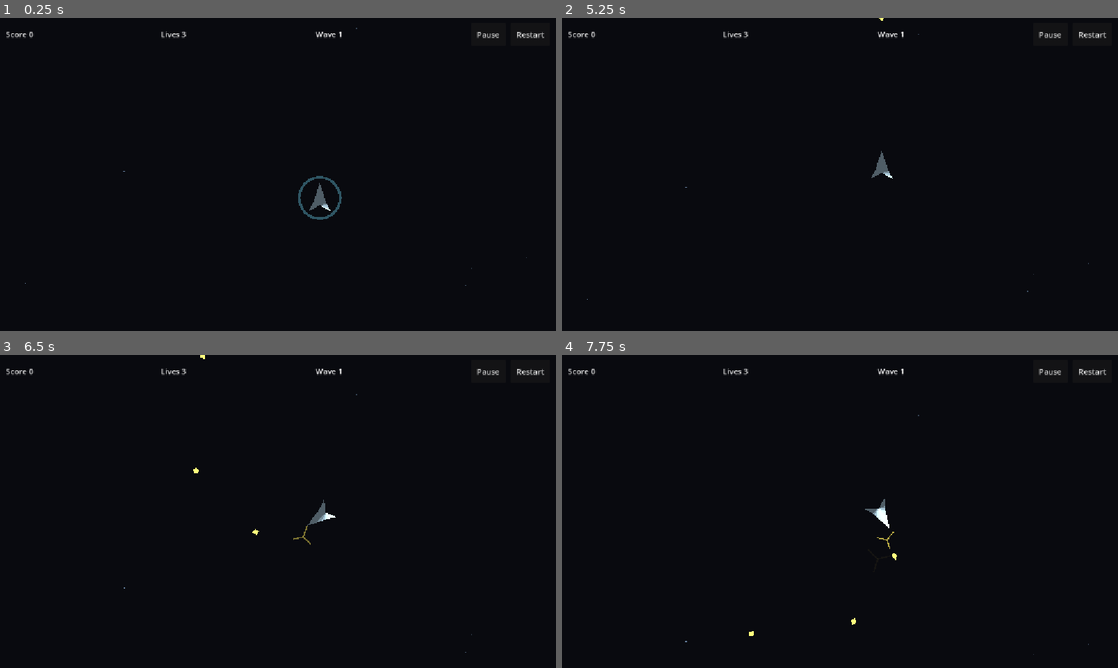
Above: before the commit, frames 1-4 (two rows, left to right).
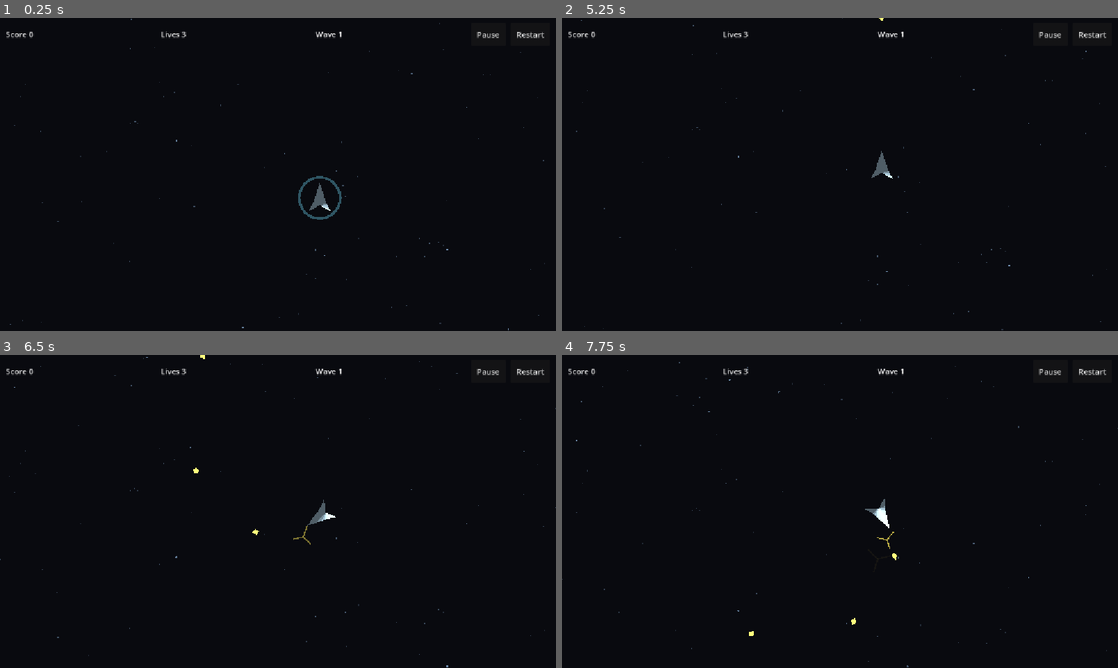
Above: after the commit, the same moments.

Repository: mule/asteroids-android-godot
Game: Godot game, scene res://scenes/game/Main.tscn
Same seed, same stepped clock (60 frames per second), same inputs: the game is played once before the commit and once after it.
Inputs (mouse positions are in pixels of both pictures, inside the frame that each line leads up to):
- Up to frame 1 (0.25 s): no input
- Up to frame 2 (5.25 s): click "Restart" at 0.5 s; click "Restart" at 1.25 s; click "Restart" at 2 s; click "Pause" at 2.75 s; click "Restart" at 3.5 s; tap Enter at 4.25 s; move the mouse to (812, 237) at 4.27 s; hold Up (thrust) 4.28-5 s; hold Space (shoot) 4.28-5 s; click (812, 237) at 4.42 s; drag from (1006, 221) to (878, 161) at 5.02 s
- Up to frame 3 (6.5 s): move the mouse to (111, 464) at 5.77 s; hold Left (rotate_left) from 5.78 s (still down); hold Space (shoot) from 5.78 s (still down)
- Up to frame 4 (7.75 s): release Left (rotate_left) at 6.5 s; release Space (shoot) at 6.5 s; drag from (867, 511) to (673, 464) at 6.52 s; move the mouse to (756, 433) at 7.27 s; hold Left (rotate_left) from 7.28 s (still down); hold Space (shoot) from 7.28 s (still down)

The runs differ from the first frame. In frame 1, less than 0.1% of the frame differs, in the area x 1-98%, y 0-100%; in frame 2, less than 0.1%; in frame 3, less than 0.1%; in frame 4, less than 0.1%, in the area x 0-100%, y 2-100%.

Commit message:
Scatter each star layer over the band its parallax can show
A Parallax2D at scroll_scale 0.15 drifts at 15% of the camera's speed, so
crossing the whole 8000x6000 sector slides the far layer by only 1027px.
Everything past `scroll_scale x sector + one screen` of layer-local space is
therefore built and then never drawn.

Scattering both layers across the raw sector rect meant 91.7% of the far
layer's 420 stars and 73% of the mid layer's 260 sat outside that band.
Pinning the camera to each limit and counting what actually reached the
screen through the real Parallax2D nodes: 5 stars at the worst camera
position, against the 90 the fixed starfield this epic replaces used to draw.
The sector read as an empty void, which is the opposite of the depth #47 asks
for -- and 591 of the 680 Polygon2D nodes were paid for on a phone and never
seen.

StarLayer.parallax_span() computes the band a given scroll_scale can reach,
and game.gd hands each layer its own span instead of the sector. Same star
counts, same seeds, same reproducibility: 89 stars on screen at the worst
camera position instead of 5.

Also make build_stars() replace the previous layout rather than queue it for
deletion, so a rebuild does not draw both layouts for a frame and does not
report double from get_child_count().

Tests: a span unit test, a rebuild test, an end-to-end test that boots
Game.tscn and sweeps the camera over the sector counting what the real
parallax nodes put on screen, and one for the issue's own "far stars drift
slower than near stars" criterion. The sweep and rebuild tests fail on the
pre-fix code (5 stars / 40 children) and pass after.

Co-Authored-By: Claude Opus 5 (1M context) <noreply@anthropic.com>

Diff:
--- a/scripts/game.gd
+++ b/scripts/game.gd
@@ -25,8 +25,8 @@
 @onready var player_ship: Area2D = $Entities/PlayerShip
 @onready var sector: Sector = $Sector
 @onready var follow_camera: Camera2D = $FollowCamera
-@onready var stars_far: Node2D = $StarsFar/Layer
-@onready var stars_mid: Node2D = $StarsMid/Layer
+@onready var stars_far: StarLayer = $StarsFar/Layer
+@onready var stars_mid: StarLayer = $StarsMid/Layer
 @onready var player_input: Node = $PlayerInput
 @onready var feedback: Node = $Feedback
 @onready var hud: CanvasLayer = $Hud
@@ -342,8 +342,19 @@
 	if sector.definition != null and "sector_seed" in sector.definition:
 		sector_seed = sector.definition.sector_seed
 
-	stars_far.build_stars(bounds, sector_seed + stars_far.layer_seed)
-	stars_mid.build_stars(bounds, sector_seed + stars_mid.layer_seed)
+	_build_star_layer(stars_far, bounds, sector_seed)
+	_build_star_layer(stars_mid, bounds, sector_seed)
+
+
+## Each layer is scattered over the band its own scroll_scale can bring on
+## screen rather than over the whole sector -- see StarLayer.parallax_span().
+## The sector still decides how big the world is; the viewport is asked only
+## how big the screen is, which is the same split Sector.get_bounds() uses.
+func _build_star_layer(layer: StarLayer, bounds: Rect2, sector_seed: int) -> void:
+	var parallax := layer.get_parent() as Parallax2D
+	var scroll_scale := Vector2.ONE if parallax == null else parallax.scroll_scale
+	var span := StarLayer.parallax_span(bounds, scroll_scale, get_viewport_rect().size)
+	layer.build_stars(span, sector_seed + layer.layer_seed)
 
 
 func _on_hud_touch_action_changed(action: StringName, pressed: bool) -> void:
--- a/scripts/world/star_layer.gd
+++ b/scripts/world/star_layer.gd
@@ -13,8 +13,34 @@
 var random := RandomNumberGenerator.new()
 
 
+## The band of layer-local space a Parallax2D at `scroll_scale` can ever put on
+## screen, anchored at the sector's own origin.
+##
+## A parallax layer drifts at a *fraction* of the camera's speed, so it does not
+## need -- and cannot show -- a full sector's worth of content. Crossing the
+## whole 8000x6000 sector slides a 0.15 layer by only 0.15 x the camera's
+## travel, which means everything past `scroll_scale x sector + one screen` is
+## built and then never drawn: measured on the shipped scene, 91.7% of the far
+## layer's stars sat outside this band, leaving about eight of 420 on screen at
+## a time. Scattering each layer's stars over its own span instead spends every
+## star where a player can see it, at no extra node cost.
+##
+## `bounds.size` rather than `bounds.size - view_size` for the travel term
+## deliberately over-covers by `scroll_scale x view_size`: the span is computed
+## once at build time, and a later window resize grows the screen without
+## rebuilding the stars.
+static func parallax_span(bounds: Rect2, scroll_scale: Vector2, view_size: Vector2) -> Rect2:
+	var span := (bounds.size * scroll_scale + view_size).min(bounds.size)
+	return Rect2(bounds.position, span)
+
+
 func build_stars(bounds: Rect2, seed_value: int) -> void:
+	# remove_child before queue_free, not queue_free alone: queue_free only
+	# schedules the deletion for the end of the frame, so a rebuild would leave
+	# the previous layout parented and drawn on top of the new one for that
+	# frame, and get_child_count() straight after the call would report both.
 	for child in get_children():
+		remove_child(child)
 		child.queue_free()
 
 	random.seed = seed_value
--- a/tests/test_star_layer.gd
+++ b/tests/test_star_layer.gd
@@ -2,7 +2,14 @@
 
 
 const STAR_LAYER := preload("res://scripts/world/star_layer.gd")
+const GAME_SCENE := "res://scenes/game/Game.tscn"
 const BOUNDS := Rect2(Vector2.ZERO, Vector2(8000.0, 6000.0))
+
+## The pre-epic starfield put 90 stars on every screen. A layer scattered over
+## the whole sector instead of over the band its parallax can reach drops that
+## to about eleven, which reads as an empty void rather than as depth. This is
+## the floor below which the background has silently gone missing again.
+const MIN_STARS_ON_SCREEN := 25
 
 
 func _init() -> void:
@@ -11,6 +18,10 @@
 	await _test_stars_fill_sector_not_viewport(failures)
 	await _test_same_seed_produces_same_layout(failures)
 	await _test_different_seed_produces_different_layout(failures)
+	await _test_rebuilding_replaces_the_previous_layout(failures)
+	_test_parallax_span_is_the_band_a_layer_can_draw(failures)
+	await _test_the_shipped_game_never_shows_an_empty_sky(failures)
+	await _test_far_stars_drift_slower_than_near_stars(failures)
 
 	for failure in failures:
 		printerr("FAIL: ", failure)
@@ -97,3 +108,181 @@
 	first.queue_free()
 	second.queue_free()
 	await physics_frame
+
+
+func _test_rebuilding_replaces_the_previous_layout(failures: Array[String]) -> void:
+	var layer := _make_layer(20)
+	root.add_child(layer)
+	await physics_frame
+
+	layer.build_stars(BOUNDS, 7)
+	var first := _positions(layer)
+	layer.build_stars(BOUNDS, 8)
+
+	# Straight after the second call, not a frame later: queue_free() alone
+	# would leave the first 20 stars parented and drawn over the new layout.
+	if layer.get_child_count() != 20:
+		failures.append(
+			"Star layer: a rebuild must replace the layout, got %d stars" % layer.get_child_count()
+		)
+
+	if _positions(layer) == first:
+		failures.append("Star layer: a rebuild must use the new seed")
+
+	layer.queue_free()
+	await physics_frame
+
+
+func _test_parallax_span_is_the_band_a_layer_can_draw(failures: Array[String]) -> void:
+	var view := Vector2(1152.0, 648.0)
+
+	# A layer pinned to the screen never scrolls, so one screen is all of it.
+	var pinned := STAR_LAYER.parallax_span(BOUNDS, Vector2.ZERO, view)
+	if not pinned.size.is_equal_approx(view):
+		failures.append("Parallax span: a 0.0 layer should span one screen, got %s" % str(pinned.size))
+
+	# A layer that scrolls with the world needs the sector and no more.
+	var world := STAR_LAYER.parallax_span(BOUNDS, Vector2.ONE, view)
+	if not world.size.is_equal_approx(BOUNDS.size):
+		failures.append("Parallax span: a 1.0 layer should span the sector, got %s" % str(world.size))
+
+	var far := STAR_LAYER.parallax_span(BOUNDS, Vector2(0.15, 0.15), view)
+	var expected := Vector2(0.15 * 8000.0 + 1152.0, 0.15 * 6000.0 + 648.0)
+	if not far.size.is_equal_approx(expected):
+		failures.append("Parallax span: expected %s for a 0.15 layer, got %s" % [str(expected), str(far.size)])
+
+	if not far.position.is_equal_approx(BOUNDS.position):
+		failures.append("Parallax span: the band starts where the sector starts")
+
+	# Anything a scroll_scale would ask for past the sector is still capped.
+	var huge := STAR_LAYER.parallax_span(BOUNDS, Vector2(4.0, 4.0), view)
+	if not huge.size.is_equal_approx(BOUNDS.size):
+		failures.append("Parallax span: must never exceed the sector, got %s" % str(huge.size))
+
+
+func _boot_game() -> Node:
+	root.size = Vector2i(1152, 648)
+	await process_frame
+
+	var game := (load(GAME_SCENE) as PackedScene).instantiate()
+	root.add_child(game)
+	await process_frame
+	await physics_frame
+
+	# Take the camera off the ship so a test can put it where it likes.
+	var camera: Camera2D = game.get_node("FollowCamera")
+	camera.set_target(null)
+	camera.position_smoothing_enabled = false
+	return game
+
+
+func _stars_on_screen(layer: Node2D, view: Vector2) -> int:
+	var count := 0
+	for child in layer.get_children():
+		var screen: Vector2 = (child as Node2D).get_global_transform_with_canvas().origin
+		if screen.x >= 0.0 and screen.x <= view.x and screen.y >= 0.0 and screen.y <= view.y:
+			count += 1
+	return count
+
+
+func _look_at(camera: Camera2D, where: Vector2) -> void:
+	camera.global_position = where
+	camera.reset_smoothing()
+	camera.force_update_scroll()
+	await process_frame
+
+
+## The one test that would have caught the sparse sky: it counts what the real
+## Game.tscn actually renders through its real Parallax2D nodes, rather than
+## re-deriving the span formula the implementation already used.
+func _test_the_shipped_game_never_shows_an_empty_sky(failures: Array[String]) -> void:
+	var game := await _boot_game()
+	var view := root.get_visible_rect().size
+	var camera: Camera2D = game.get_node("FollowCamera")
+
+	if view.x < 1000.0 or view.y < 600.0:
+		failures.append("Shipped game: the test viewport is %s, too small to judge star density" % str(view))
+		game.queue_free()
+		await process_frame
+		return
+
+	var layers: Array[Node2D] = []
+	for path in ["StarsFar/Layer", "StarsMid/Layer"]:
+		var layer := game.get_node_or_null(path)
+		if layer == null or not (layer is StarLayer):
+			failures.append("Shipped game: %s is missing or is not a StarLayer" % path)
+			game.queue_free()
+			await process_frame
+			return
+		if not (layer.get_parent() is Parallax2D):
+			failures.append("Shipped game: %s must hang off a Parallax2D to scroll at all" % path)
+		if layer.get_child_count() != layer.star_count:
+			failures.append(
+				"Shipped game: %s built %d of its %d stars" % [path, layer.get_child_count(), layer.star_count]
+			)
+		layers.append(layer)
+
+	if (layers[0].get_parent() as Parallax2D).scroll_scale.x >= (layers[1].get_parent() as Parallax2D).scroll_scale.x:
+		failures.append("Shipped game: the far layer must scroll slower than the mid layer")
+
+	var sector_bounds: Rect2 = game.get_node("Sector").get_bounds()
+	for layer in layers:
+		for child in layer.get_children():
+			if not sector_bounds.has_point((child as Node2D).position):
+				failures.append("Shipped game: %s placed a star outside the sector" % layer.name)
+				break
+
+	var worst := 1 << 30
+	var worst_where := Vector2.ZERO
+	var x := sector_bounds.position.x
+	while x <= sector_bounds.end.x:
+		var y := sector_bounds.position.y
+		while y <= sector_bounds.end.y:
+			await _look_at(camera, Vector2(x, y))
+			var visible := 0
+			for layer in layers:
+				visible += _stars_on_screen(layer, view)
+			if visible < worst:
+				worst = visible
+				worst_where = Vector2(x, y)
+			y += 800.0
+		x += 800.0
+
+	if worst < MIN_STARS_ON_SCREEN:
+		failures.append(
+			"Shipped game: only %d stars on screen with the camera at %s, below the %d floor"
+			% [worst, str(worst_where), MIN_STARS_ON_SCREEN]
+		)
+
+	game.queue_free()
+	await process_frame
+
+
+## The issue's own acceptance criterion: far stars drift slower than near ones.
+func _test_far_stars_drift_slower_than_near_stars(failures: Array[String]) -> void:
+	var game := await _boot_game()
+	var camera: Camera2D = game.get_node("FollowCamera")
+	var far: Node2D = game.get_node("StarsFar/Layer").get_child(0)
+	var mid: Node2D = game.get_node("StarsMid/Layer").get_child(0)
+	var world: Node2D = game.get_node("Entities/PlayerShip")
+
+	var pan := 1000.0
+	await _look_at(camera, Vector2(2000.0, 3000.0))
+	var before := [
+		far.get_global_transform_with_canvas().origin,
+		mid.get_global_transform_with_canvas().origin,
+		world.get_global_transform_with_canvas().origin,
+	]
+	await _look_at(camera, Vector2(2000.0 + pan, 3000.0))
+	var drift_far: float = absf(far.get_global_transform_with_canvas().origin.x - before[0].x)
+	var drift_mid: float = absf(mid.get_global_transform_with_canvas().origin.x - before[1].x)
+	var drift_world: float = absf(world.get_global_transform_with_canvas().origin.x - before[2].x)
+
+	if not (drift_far > 0.0 and drift_far < drift_mid and drift_mid < drift_world):
+		failures.append(
+			"Parallax: panning %fpx should drift far < mid < world, got %f / %f / %f"
+			% [pan, drift_far, drift_mid, drift_world]
+		)
+
+	game.queue_free()
+	await process_frame
Not shown, added: tests/tmp_probe_parallax.gd.uid
